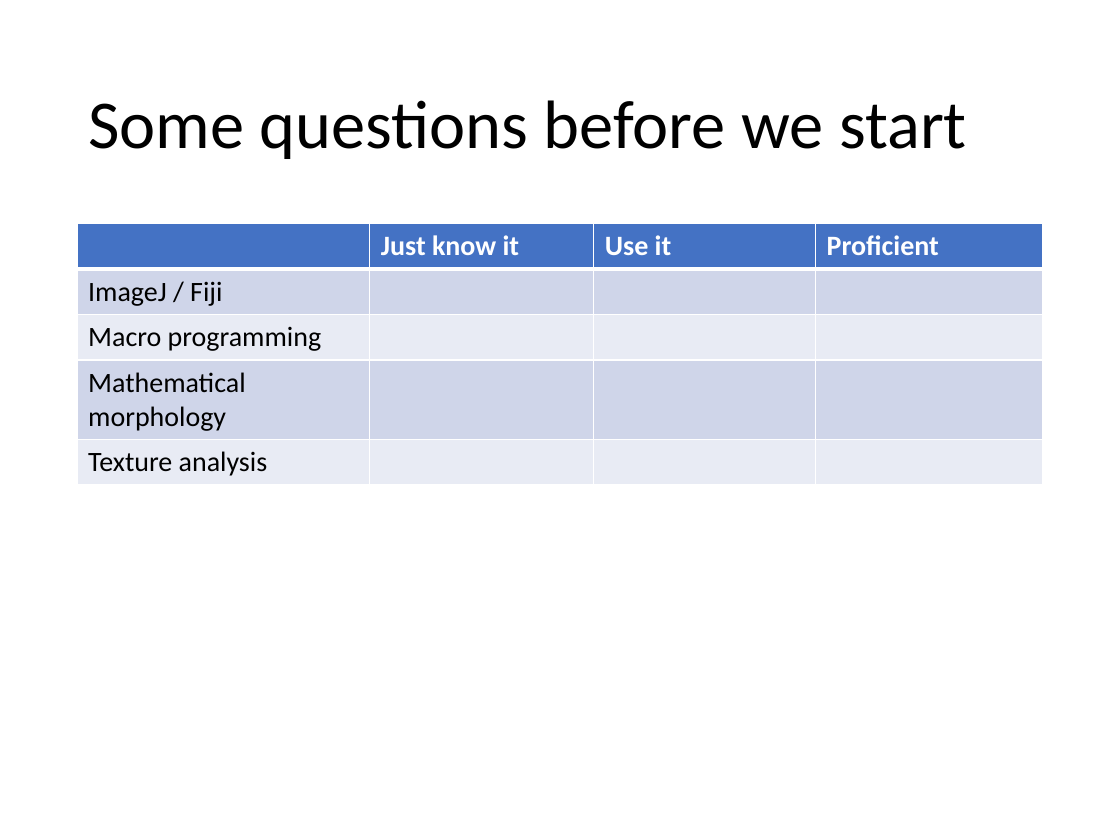
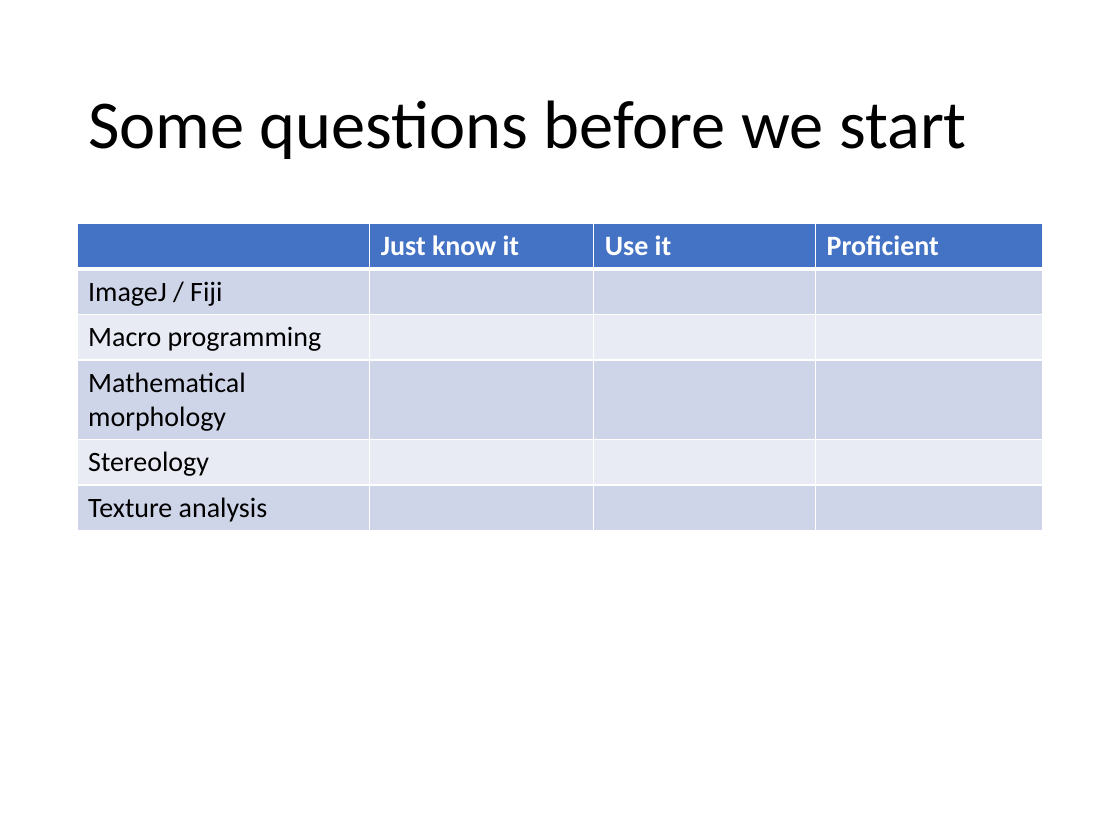
Before and after one commit to dlegland/image-analysis-practical-2023, a slide deck: slide 15 of practical/manual/ImageAnalysis-practical.pptx (slide 17 before the commit). Drawn at 1120x840 pixels with LibreOffice and Linux fonts; fonts in the diff are those of the drawing. Boxes give left, top, right and bottom in pixels: in the first picture for what was removed or moved away, otherwise in the second. Text is boxed around its words. In the diff, an @@ line names an element or a change of style, - is before the commit and + after.

```diff
--- a/practical/manual/ImageAnalysis-practical.pptx
+++ b/practical/manual/ImageAnalysis-practical.pptx
@@ table at [77,224,1043,530] @@
+row 5: Stereology |  |  | 
```
Also in this commit, not shown: 3 other slides changed.
